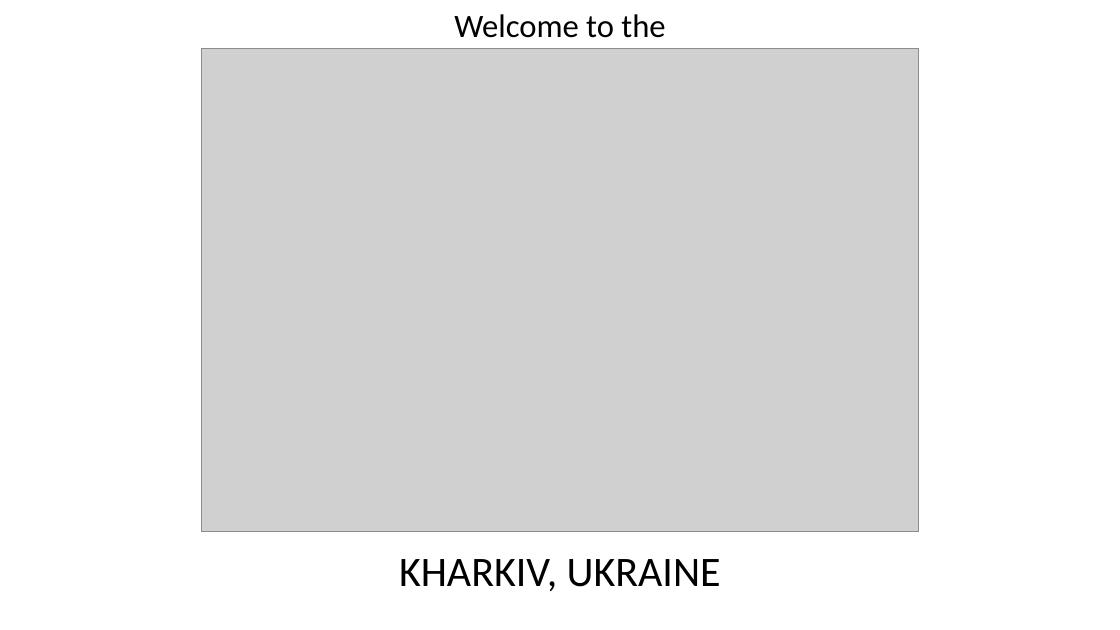
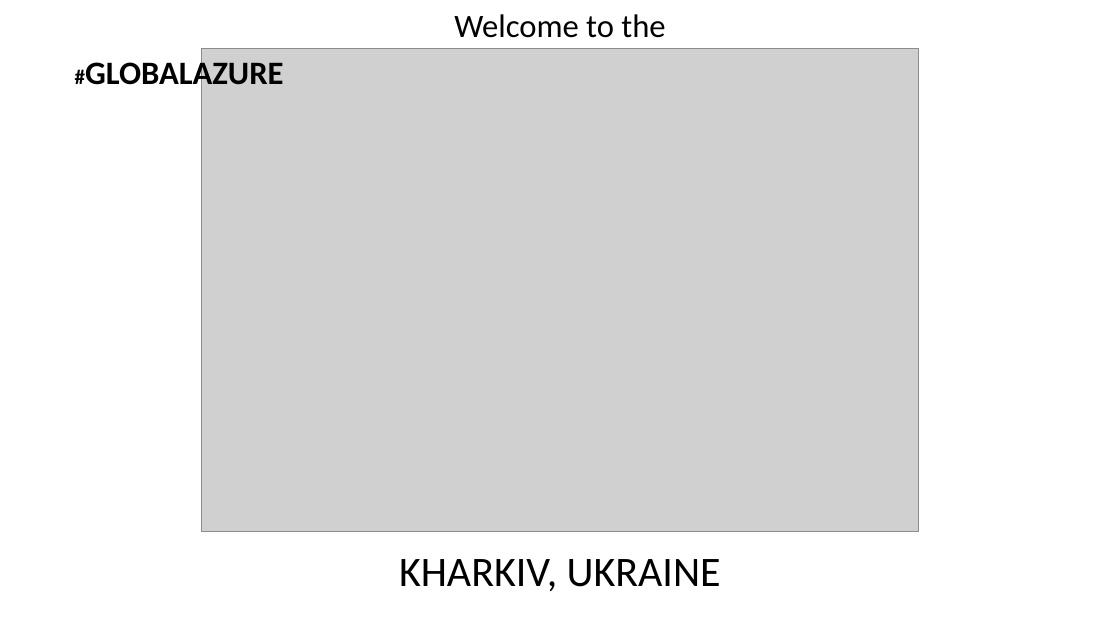
Before and after one commit to PyroJoke/AzureBootcamp2015Kharkiv, a slide deck: slide 1 of Presentations/GAB2015-Keynote.pptx. Drawn at 1120x630 pixels with LibreOffice and Linux fonts; fonts in the diff are those of the drawing; grey boxes stand for pictures. Boxes give left, top, right and bottom in pixels: in the first picture for what was removed or moved away, otherwise in the second. Text is boxed around its words. In the diff, an @@ line names an element or a change of style, - is before the commit and + after.

```diff
--- a/Presentations/GAB2015-Keynote.pptx
+++ b/Presentations/GAB2015-Keynote.pptx
@@ text added at [85,58,284,93], 28 pt, text #000000, bold @@
+#GLOBALAZURE
```
Also in this commit, not shown: 3 other slides changed, 2 slides added, 1 other file.
